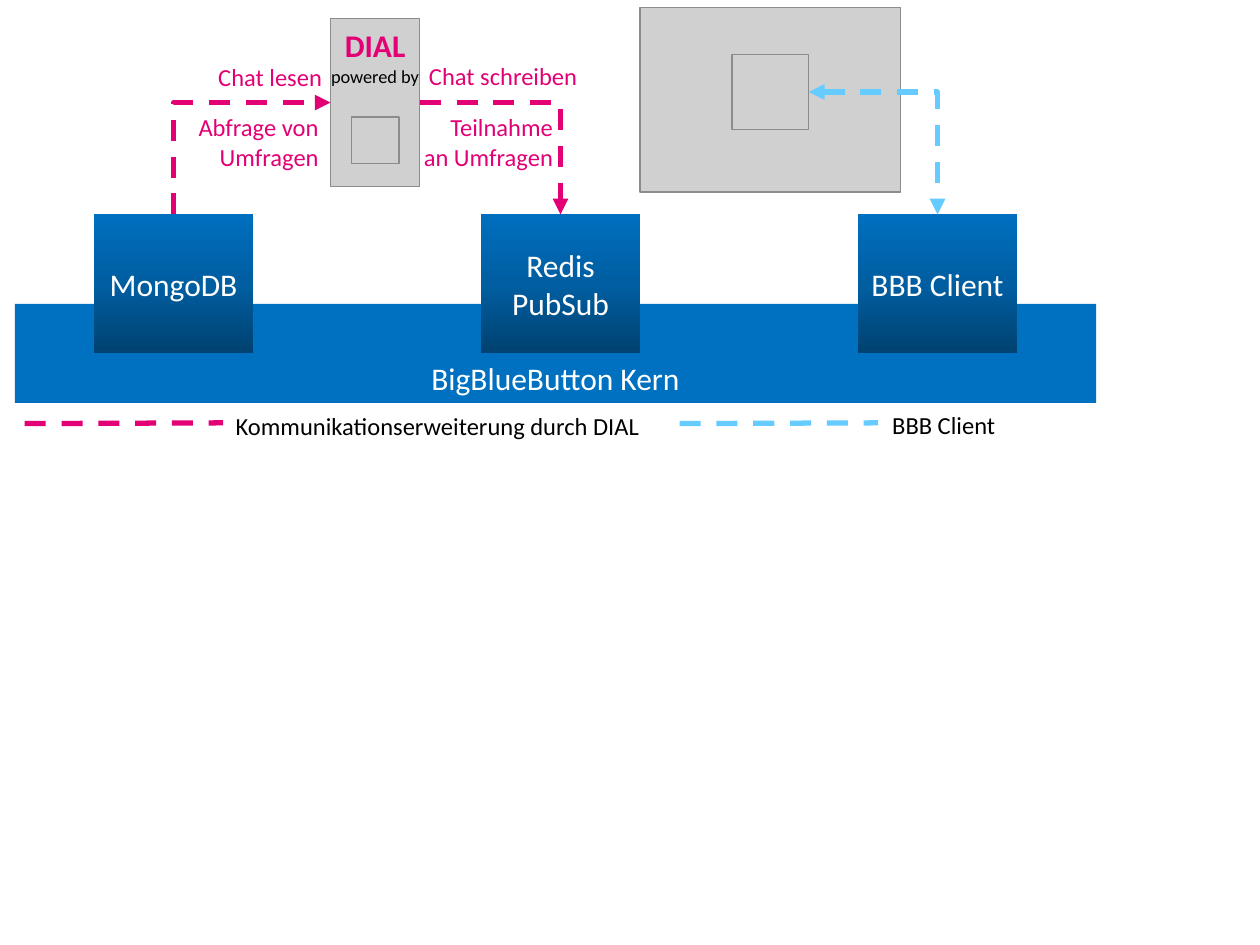
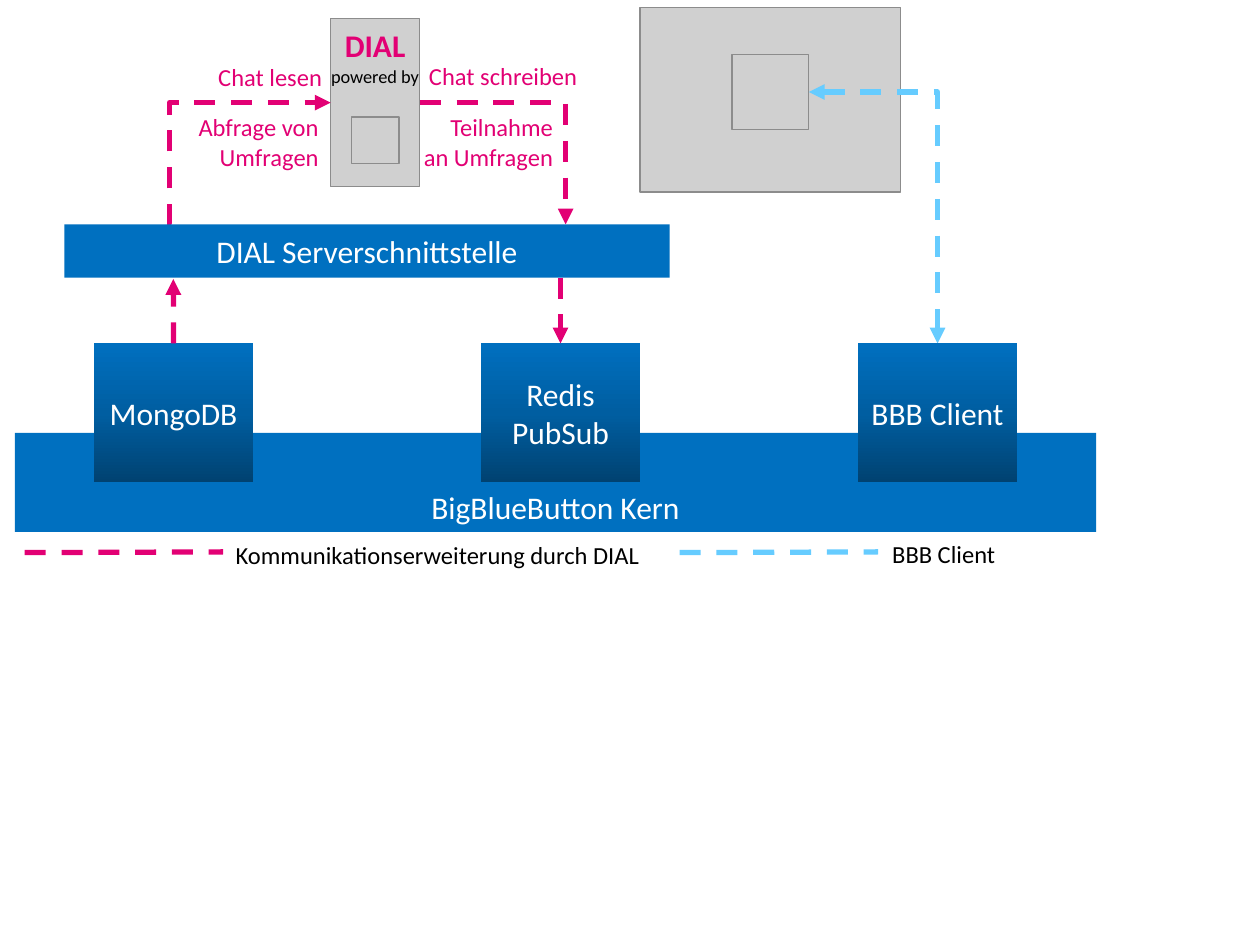
Before and after one commit to andreas-thor/papers, a slide deck: slide 7 of Grafiken/Loesungskonzepte.pptx. Drawn at 1260x945 pixels with LibreOffice and Linux fonts; fonts in the diff are those of the drawing; grey boxes stand for pictures. Boxes give left, top, right and bottom in pixels: in the first picture for what was removed or moved away, otherwise in the second. Text is boxed around its words. In the diff, an @@ line names an element or a change of style, - is before the commit and + after.

Commit message:
DIAL als Serverschnittstelle

```diff
--- a/Grafiken/Loesungskonzepte.pptx
+++ b/Grafiken/Loesungskonzepte.pptx
@@ elbow arrow moved from (174, 214) - (330, 103) to (168, 223) - (330, 103) @@
@@ elbow arrow moved from (420, 103) - (561, 214) to (420, 103) - (566, 224) @@
@@ elbow double arrow moved from (809, 92) - (937, 214) to (809, 92) - (937, 344) @@
@@ rectangle added at [64, 224, 669, 277], fill #0070C0, 18 pt, text #FFFFFF @@
+DIAL Serverschnittstelle
@@ arrow added from (174, 344) to (174, 278), #E20074 3 pt dashed @@
@@ arrow added from (561, 277) to (561, 344), #E20074 3 pt dashed @@
@@ 4 rectangles, 2 texts, 2 lines: place and size @@
-4 rectangles, 2 texts, 2 lines at [15, 214, 1096, 440]
+4 rectangles, 2 texts, 2 lines at [15, 344, 1096, 569]
```
Also in this commit, not shown: 2 other files.
